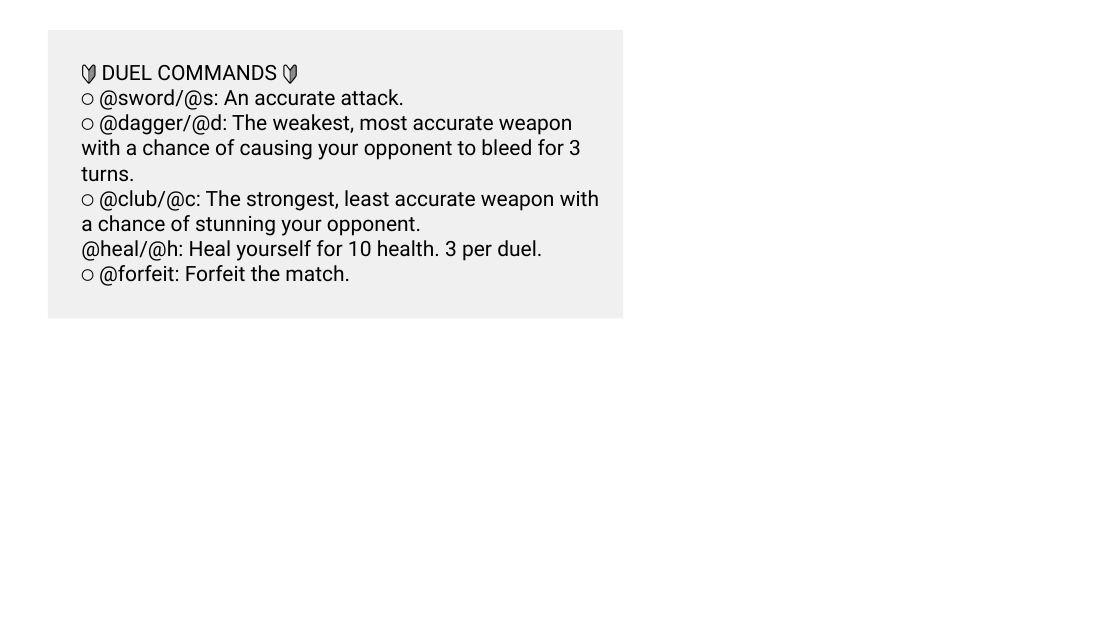
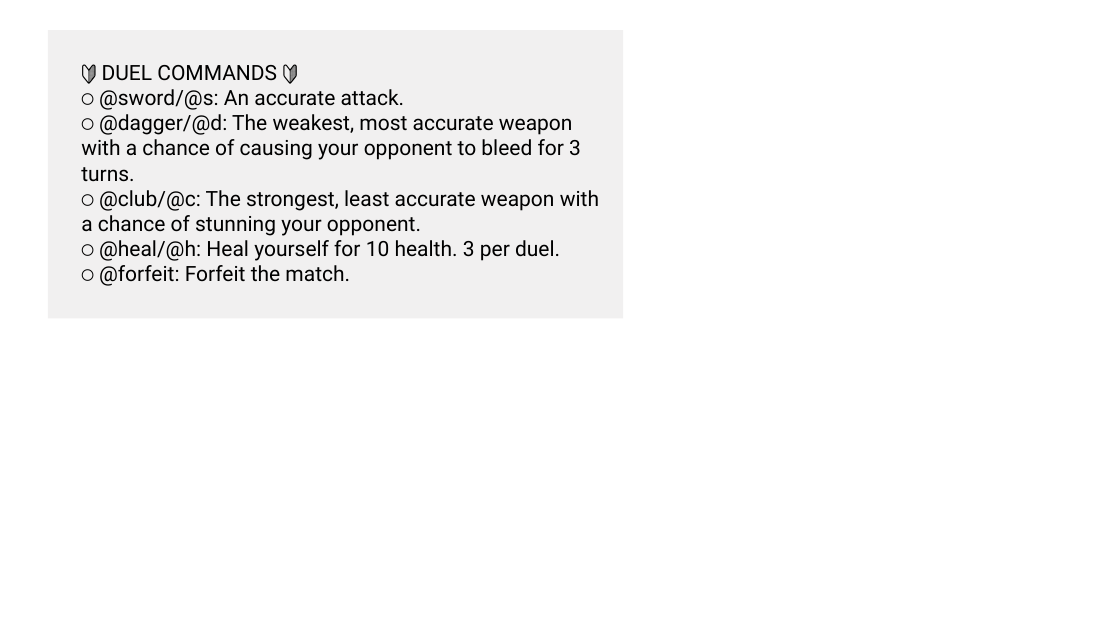
Before and after one commit to jeffjc97/The-Arena-Game, a slide deck: slide 2 of img/commands.pptx. Drawn at 1120x630 pixels with LibreOffice and Linux fonts; fonts in the diff are those of the drawing. Boxes give left, top, right and bottom in pixels: in the first picture for what was removed or moved away, otherwise in the second. Text is boxed around its words. In the diff, an @@ line names an element or a change of style, - is before the commit and + after.

```diff
--- a/img/commands.pptx
+++ b/img/commands.pptx
@@ text in rectangle at (x1=99, y1=240, x2=560, y2=286): text changed @@
-@heal/@h: Heal yourself for 10 health. 3 per duel.
-⚪ @forfeit: Forfeit the match.
+⚪ @heal/@h: Heal yourself for 10 health. 3 per duel.
+⚪ @forfeit: Forfeit the match.
```
Also in this commit, not shown: 3 other files.
